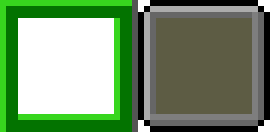
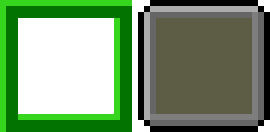
Layered file, before and after one edit (270 x 132). Changes by layer:
painted on "widgets.png" over <box>132,0,138,132</box>
